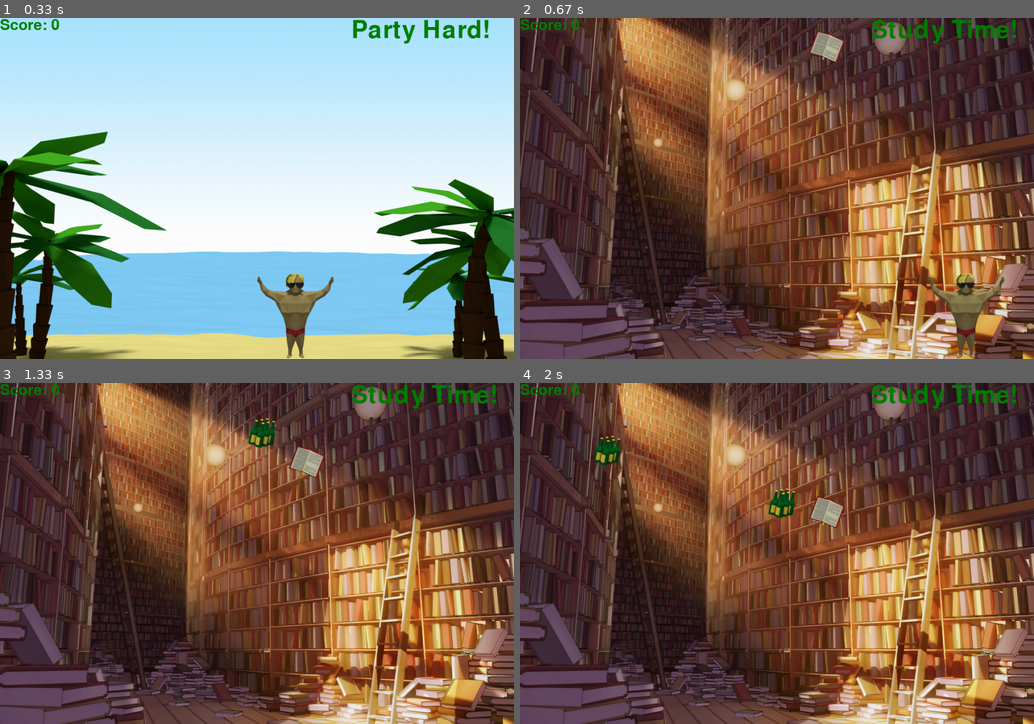
Above: before the commit, frames 1-4 (two rows, left to right).
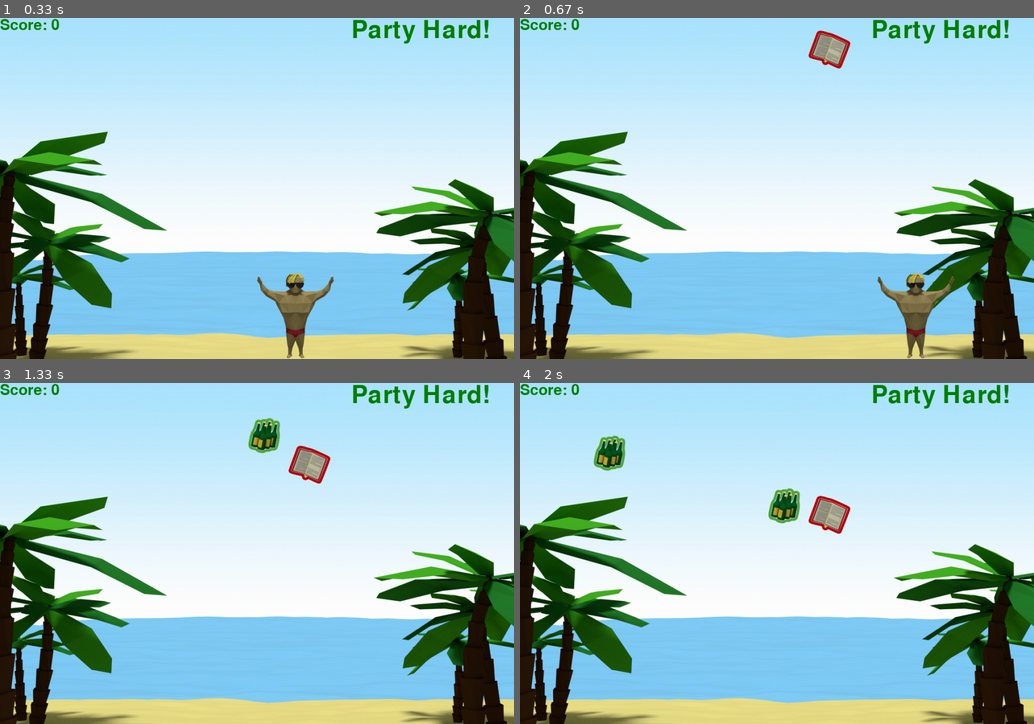
Above: after the commit, the same moments.

Repository: jlee7/ggj2015
Game: pygame game, started from partyhard/main.py
Two runs of this game, one before a commit and one after it. Both use one fixed random seed, a clock stepped at 60 frames per second and the inputs below. The source is Python 2; it was converted automatically to run under Python 3.
Inputs:
- Up to frame 1 (0.33 s): no input
- Up to frame 2 (0.67 s): hold M from 0.33 s (still down); hold D from 0.33 s (still down)
- Up to frame 3 (1.33 s): release M at 0.8 s; release D at 0.8 s; hold D 0.83-1.3 s
- Up to frame 4 (2 s): hold D 1.33-1.8 s; hold A from 1.83 s (still down)

Frame 1 is identical in both runs. In frame 2, 99% of the frame differs, in the area x 0-100%, y 0-100%; in frame 3, 99%; in frame 4, 99%.

Commit message:
fixed stuff

Diff:
--- a/partyhard/dude.py
+++ b/partyhard/dude.py
@@ -2,7 +2,7 @@
 from pygame.locals import *
 
 #DUDE_IMAGE = "assets/party-dude-155-171.png"
-DUDE_SPEED = 30
+DUDE_SPEED = 20
 DUDE_IMAGE = "assets/party-dude-hands-up.png"
 
 class Dude(pygame.sprite.Sprite):
--- a/partyhard/event_manager.py
+++ b/partyhard/event_manager.py
@@ -19,7 +19,10 @@
 
     def post(self, event):
 
-        if not isinstance (event, TickEvent) and not isinstance (event, DudeMoveEvent):
+        if (not isinstance (event, TickEvent)
+            and not isinstance (event, DudeMoveEvent)
+            and not isinstance (event, CollisionEvent)
+            and not isinstance (event, SpawnItemEvent)):
             print "Event: " + event.name + " (" + str(self.last_tick) + ")"
         elif isinstance (event, TickEvent):
             self.last_tick = event.tick_number
--- a/partyhard/game_model.py
+++ b/partyhard/game_model.py
@@ -1,6 +1,9 @@
 from event_manager import *
 from item_models import *
 import random
+
+SCORE_POSITIV_CATCH = 5
+SCORE_NEGATIVE_CATCH = 10
 
 #----------------------------------------------------------------------
 
@@ -26,26 +29,27 @@
                 self.spawn_item()
         elif isinstance (event, CollisionEvent):
             if self.partytime:
-                print "PARTEEEEEEEEEEY"
                 if event.item.partytime:
-                    self.score += 5
+                    self.score += SCORE_POSITIV_CATCH
                 else:
-                    self.score -= 5
+                    self.score -= SCORE_NEGATIVE_CATCH
             else:
                 if event.item.partytime:
-                    self.score -= 5
+                    self.score -= SCORE_NEGATIVE_CATCH
                 else:
-                    self.score += 5
+                    self.score += SCORE_POSITIV_CATCH
         elif isinstance (event, PartyTimeSwitch):
             if self.partytime == True:
                 self.partytime = False
             else:
                 self.partytime = True
+            print "partytime: " + str(self.partytime)
         elif isinstance(event, StopGameEvent):
             pass
 
 
 
     def spawn_item(self):
-        item_model = random.choice([BeerModel(),CocktailModel(),BookModel(),PenModel()])
+        item_model = random.choice([BeerModel(self),CocktailModel(self),BookModel(self),PenModel(self)])
+        #item_model = random.choice([BeerModel(self)])
         self.event_manager.post(SpawnItemEvent(item_model))
--- a/partyhard/game_sound.py
+++ b/partyhard/game_sound.py
@@ -19,5 +19,6 @@
         return sound
 
     def load_study_track(self):
-    	sound = pygame.mixer.Sound("assets/dream.WAV")
+        #sound = pygame.mixer.Sound("assets/dream.WAV")
+    	sound = pygame.mixer.Sound("assets/rock.WAV")
     	return sound
--- a/partyhard/game_view.py
+++ b/partyhard/game_view.py
@@ -60,7 +60,9 @@
         self.study_track = self.game_sound.load_study_track()
         # flags
         self.game_over_screen = False
-
+        self.partytime = True # man braucht hier leider ein eigenen party time flag
+        # parameters
+        self.item_fall_speed_modifier = 1.0
 
 
     #----------------------------------------------------------------------
@@ -71,7 +73,7 @@
         if isinstance(event,TickEvent):
             # falling items
             for item in self.itemgroup:
-                item.rect.y += item.fall_speed
+                item.rect.y += item.fall_speed * self.item_fall_speed_modifier
                 if item.rect.y > HEIGHT: # items falling out of the screen
                     item.kill()
             # colliding items
@@ -91,18 +93,18 @@
         # Spawn Event
         elif isinstance(event,SpawnItemEvent):
             if isinstance (event.item, BeerModel):
-                sprite = BeerSprite(event.item)
+                sprite = BeerSprite(event.item, self.partytime)
             elif isinstance (event.item, CocktailModel):
-                sprite = CocktailSprite(event.item)
+                sprite = CocktailSprite(event.item, self.partytime)
             elif isinstance (event.item, BookModel):
-                sprite = BookSprite(event.item)
+                sprite = BookSprite(event.item, self.partytime)
             elif isinstance (event.item, PenModel):
-                sprite = PenSprite(event.item)
+                sprite = PenSprite(event.item, self.partytime)
             if sprite:
                 sprite.rect.x = randint(0,WIDTH)
                 self.itemgroup.add(sprite)
 
-        # Spawn Event
+        # Move Event
         elif isinstance(event, DudeMoveEvent):
             if event.direction == "left":
                 #print event.direction
@@ -113,20 +115,29 @@
 
         # Toggle Party Time
         elif isinstance(event, PartyTimeSwitch):
-            if self.game_model.partytime == True:
+
+            self.flip_partytime()
+
+            if self.partytime == True:
                 self.background = pygame.image.load(BACKGROUND_PARTYTIME)
                 self.modetext = self.modelist[0]
                 self.study_track.stop()
                 self.party_track.play(-1)
+                self.item_fall_speed_modifier = 1.0
             else:
                 self.background = pygame.image.load(BACKGROUND_STUDYTIME)
                 self.modetext = self.modelist[1]
                 self.party_track.stop()
                 self.study_track.play(-1)
-
-
-
-
+                self.item_fall_speed_modifier = 1.6
+            self.itemgroup.update(self.partytime)
+
+
+    def flip_partytime(self):
+        if self.partytime == True:
+            self.partytime = False
+        else:
+            self.partytime = True
 
     def display_announce_text(self):
         pass
--- a/partyhard/item_models.py
+++ b/partyhard/item_models.py
@@ -1,21 +1,22 @@
 class ItemModel(object):
-    def __init__(self):
+    def __init__(self, game_model):
         self.partytime = True
+        self.game_model = game_model
 
 class BeerModel(ItemModel):
-    def __init__(self):
-        ItemModel.__init__(self)
+    def __init__(self, game_model):
+        ItemModel.__init__(self, game_model)
 
 class CocktailModel(ItemModel):
-    def __init__(self):
-        ItemModel.__init__(self)
+    def __init__(self, game_model):
+        ItemModel.__init__(self, game_model)
 
 class BookModel(ItemModel):
-    def __init__(self):
-        ItemModel.__init__(self)
+    def __init__(self, game_model):
+        ItemModel.__init__(self, game_model)
         self.partytime = False
 
 class PenModel(ItemModel):
-    def __init__(self):
-        ItemModel.__init__(self)
+    def __init__(self, game_model):
+        ItemModel.__init__(self, game_model)
         self.partytime = False
--- a/partyhard/item_sprites.py
+++ b/partyhard/item_sprites.py
@@ -4,9 +4,17 @@
 
 DEMOSPRITE = "assets/item-book.png"
 BEER_IMAGE = "assets/item-six-pack.png"
+BEER_IMAGE_GREEN = "assets/item-six-pack_green.png"
+BEER_IMAGE_RED = "assets/item-six-pack_red.png"
 COCKTAIL_IMAGE = "assets/item-cocktail.png"
+COCKTAIL_IMAGE_GREEN = "assets/item-cocktail_green.png"
+COCKTAIL_IMAGE_RED = "assets/item-cocktail_red.png"
 BOOK_IMAGE = "assets/item-book.png"
+BOOK_IMAGE_GREEN = "assets/item-book_green.png"
+BOOK_IMAGE_RED = "assets/item-book_red.png"
 LAPTOP_IMAGE = "assets/item-laptop.png"
+LAPTOP_IMAGE_GREEN = "assets/item-laptop_green.png"
+LAPTOP_IMAGE_RED = "assets/item-laptop_red.png"
 
 #----------------------------------------------------------------------
 
@@ -18,30 +26,54 @@
         #self.rect = self.image.get_rect()
         self.fall_speed = randint(4,8)
         self.item_model = model
-
-
+    def update(self, partytime):
+        if ((partytime == True and self.item_model.partytime == True)
+            or (partytime == False and self.item_model.partytime == False)):
+            self.set_positiv()
+        else:
+            self.set_negativ()
+    def set_positiv(self):
+        pass
+    def set_negativ(self):
+        pass
 #----------------------------------------------------------------------
 
 class BeerSprite(ItemSprite):
-    def __init__(self, model):
+    def __init__(self, model, partytime):
         ItemSprite.__init__(self, model)
-        self.image = pygame.image.load(BEER_IMAGE)
+        self.update(partytime)
         self.rect = self.image.get_rect()
+    def set_positiv(self):
+        self.image = pygame.image.load(BEER_IMAGE_GREEN)
+    def set_negativ(self):
+        self.image = pygame.image.load(BEER_IMAGE_RED)
 
 class CocktailSprite(ItemSprite):
-    def __init__(self, model):
+    def __init__(self, model, partytime):
         ItemSprite.__init__(self, model)
-        self.image = pygame.image.load(COCKTAIL_IMAGE)
+        self.update(partytime)
         self.rect = self.image.get_rect()
+    def set_positiv(self):
+        self.image = pygame.image.load(COCKTAIL_IMAGE_GREEN)
+    def set_negativ(self):
+        self.image = pygame.image.load(COCKTAIL_IMAGE_RED)
 
 class BookSprite(ItemSprite):
-    def __init__(self, model):
+    def __init__(self, model, partytime):
         ItemSprite.__init__(self, model)
-        self.image = pygame.image.load(BOOK_IMAGE)
+        self.update(partytime)
         self.rect = self.image.get_rect()
+    def set_positiv(self):
+        self.image = pygame.image.load(BOOK_IMAGE_GREEN)
+    def set_negativ(self):
+        self.image = pygame.image.load(BOOK_IMAGE_RED)
 
 class PenSprite(ItemSprite):
-    def __init__(self, model):
+    def __init__(self, model, partytime):
         ItemSprite.__init__(self, model)
-        self.image = pygame.image.load(LAPTOP_IMAGE)
+        self.update(partytime)
         self.rect = self.image.get_rect()
+    def set_positiv(self):
+        self.image = pygame.image.load(LAPTOP_IMAGE_GREEN)
+    def set_negativ(self):
+        self.image = pygame.image.load(LAPTOP_IMAGE_RED)
--- a/partyhard/keyboard_controller.py
+++ b/partyhard/keyboard_controller.py
@@ -22,7 +22,8 @@
                         self.keys[1]=True
                     elif event.key ==pygame.K_m:
                         #self.controlkeys[0]=True
-                        self.evManager.post(PartyTimeSwitch())
+                        #self.evManager.post(PartyTimeSwitch())
+                        pass
 
                 if event.type == pygame.KEYUP:
                     if event.key==pygame.K_a:
--- a/partyhard/time_controller.py
+++ b/partyhard/time_controller.py
@@ -18,28 +18,23 @@
         self.event_manager.register_listener(self)
         self.game_time = 0.0
         self.keep_running = True
-        self.ticker = 0
+        self.next_switch_tick = self.get_next_switch_delay()
 
     #----------------------------------------------------------------------
 
     def run(self):
         while True:
-            self.ticker += 1
 
             clock.tick(tick_speed)
 
             # End Game Event
-            print self.get_countdown_time()
             if self.game_time > GAME_LENGTH:
-                self.event_manager.post(StopGameEvent())
+                #self.event_manager.post(StopGameEvent())
+                pass
 
-            # Switch game modes by time
-            # Don't ask me!
-            if self.ticker > random.randrange(200, 300):
-                self.event_manager.post(PartyTimeSwitch())
-                self.ticker = 0
-
-
+            # Switch game modes
+            if self.tick_number == self.next_switch_tick:
+               self.party_time_switch()
 
             # Tick Event
             self.tick_number += 1
@@ -47,9 +42,14 @@
             event = TickEvent(self.tick_number, self.game_time)
             self.event_manager.post(event)
 
+    #----------------------------------------------------------------------
 
+    def get_next_switch_delay(self):
+        return random.randrange(200, 300)
 
-    #----------------------------------------------------------------------
+    def party_time_switch(self):
+        self.event_manager.post(PartyTimeSwitch())
+        self.next_switch_tick = self.tick_number + self.get_next_switch_delay()
 
     def get_countdown_time(self):
         return (GAME_LENGTH_SEC - (self.game_time / 1000))
